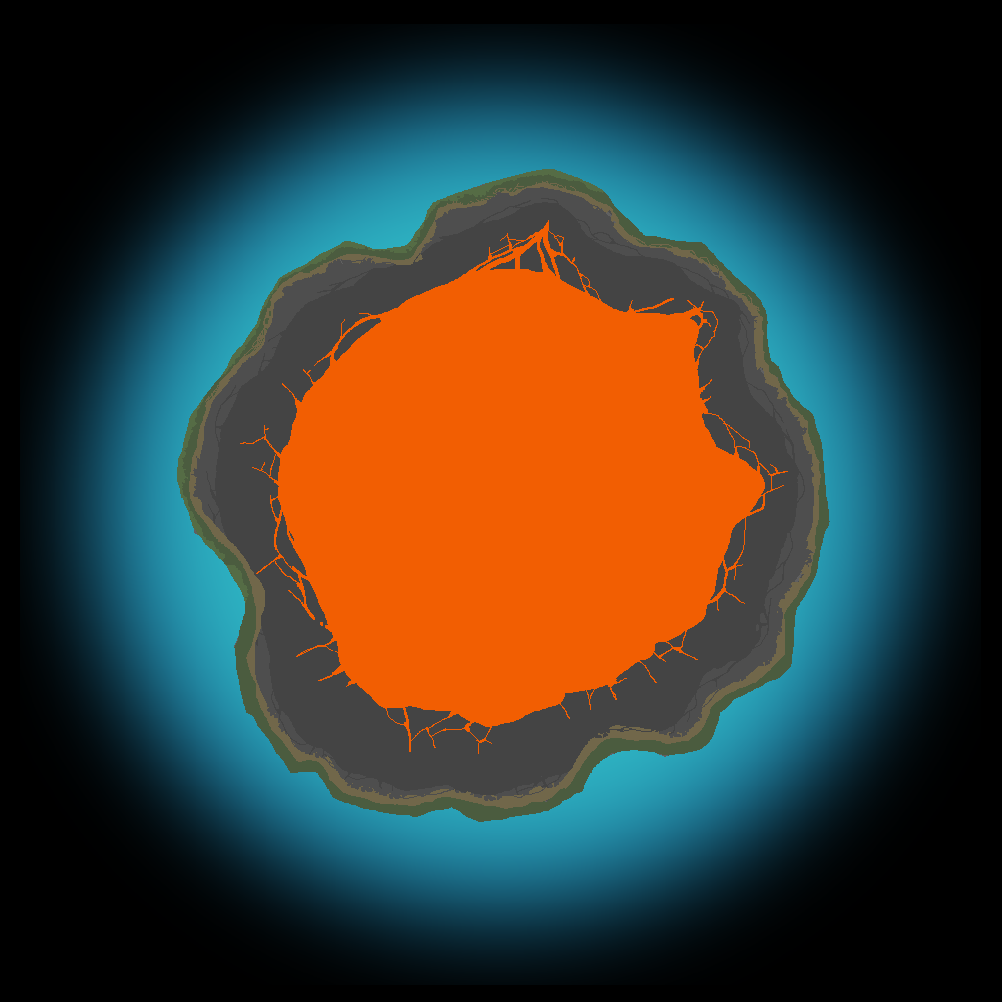
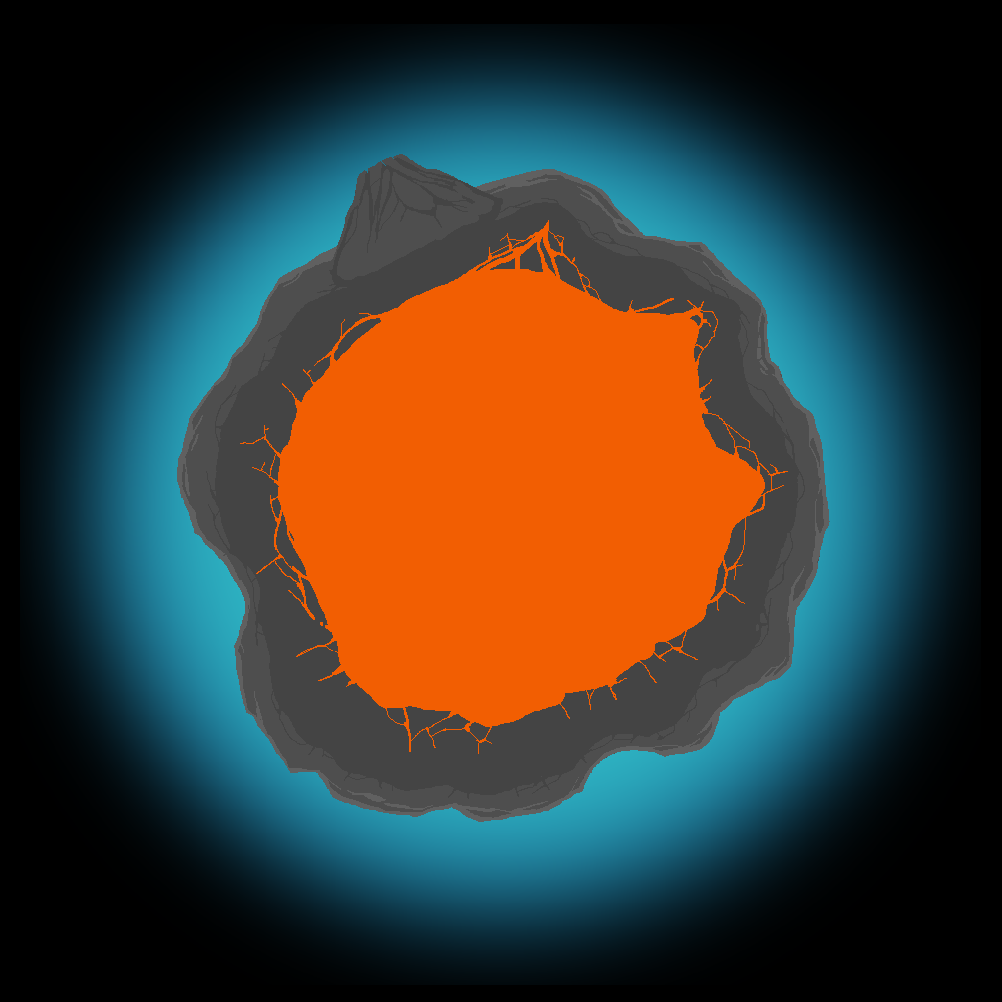
Comparing the layer stacks of the two 1002x1002 images. Changes:
hid "Layer 17", moved it out of group "Rocks", painted on it over [453, 189, 475, 204]
hid "Grass" over [177, 169, 830, 822]
added layer "Layer 18" in group "Rocks" over [329, 154, 503, 287]
